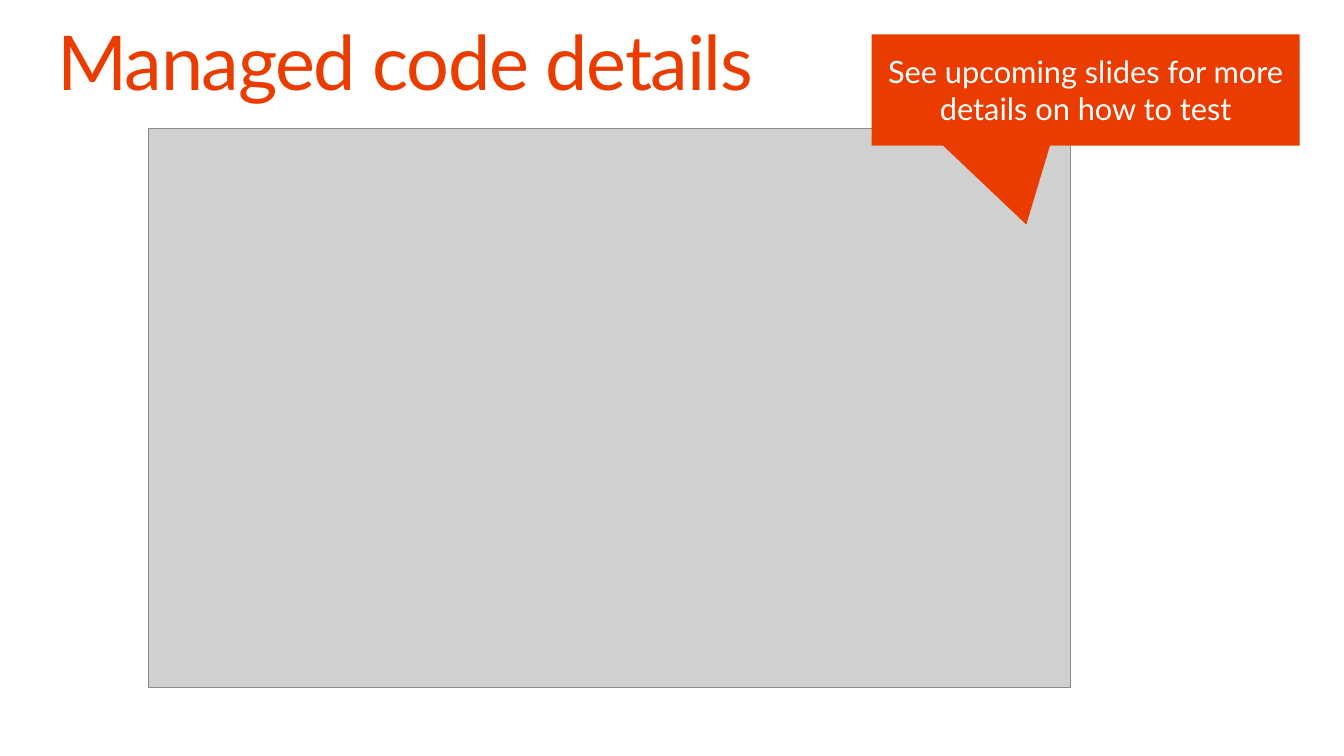
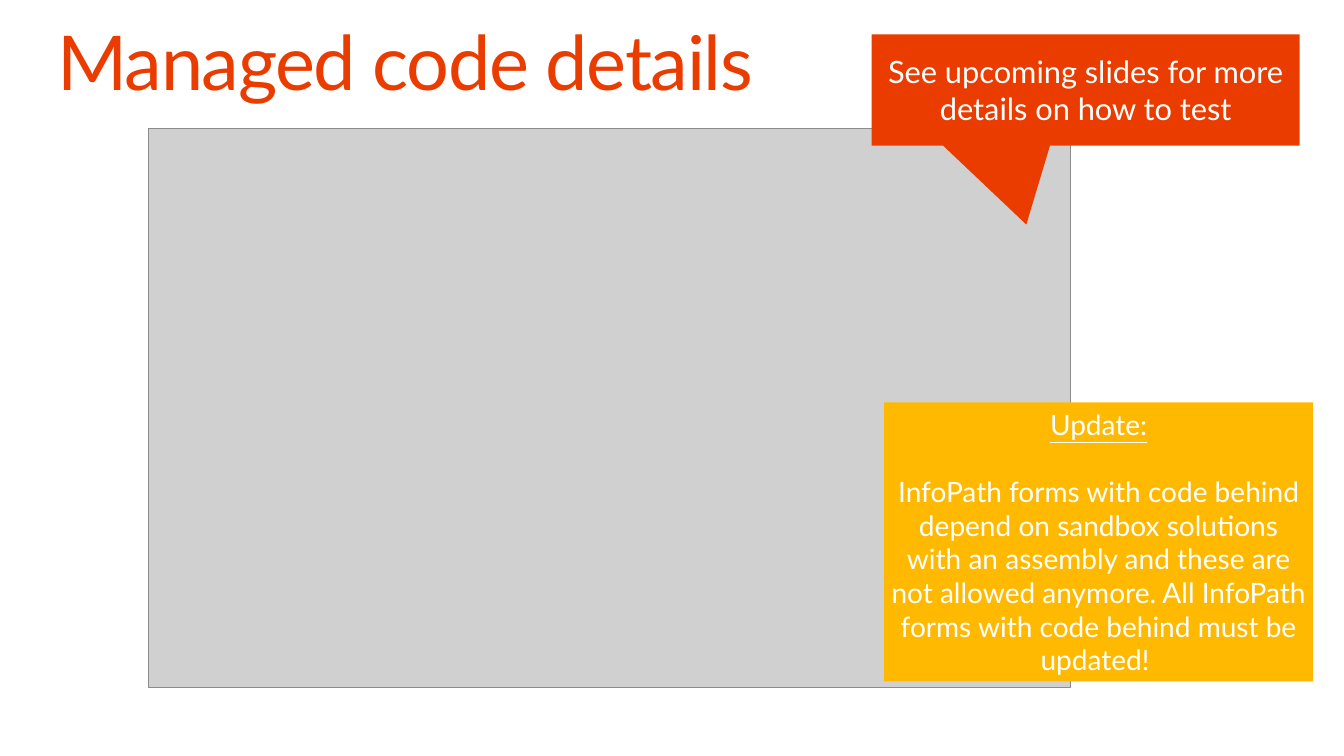
Before and after one commit to pnp/PnP-Transformation, a slide deck: slide 23 of InfoPath/Guidance/Decks/Office 365 JDP InfoPath - Self-service manual.pptx (slide 18 before the commit). Drawn at 1344x756 pixels with LibreOffice and Linux fonts; fonts in the diff are those of the drawing; grey boxes stand for pictures; background and template pictures are left out. Boxes give left, top, right and bottom in pixels: in the first picture for what was removed or moved away, otherwise in the second. Text is boxed around its words. In the diff, an @@ line names an element or a change of style, - is before the commit and + after.

Commit message:
Updated based on recent evolution(no SB anymore) and learning (no ASMX endpoint calling on site collection different than the one hosting the form)

```diff
--- a/InfoPath/Guidance/Decks/Office 365 JDP InfoPath - Self-service manual.pptx
+++ b/InfoPath/Guidance/Decks/Office 365 JDP InfoPath - Self-service manual.pptx
@@ rectangle added at [884,402,1313,682], fill #FFB900, 20 pt, text #FFFFFF @@
+Update:
+InfoPath forms with code behind depend on sandbox solutions with an assembly and these are not allowed anymore. All InfoPath forms with code behind must be updated!
```
Also in this commit, not shown: 22 other slides changed, 10 slides added.
